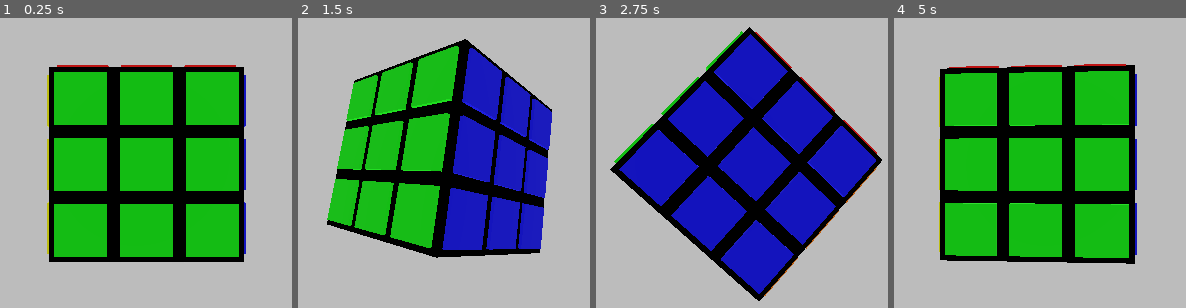
Above: before the commit, frames 1-4 (left to right).
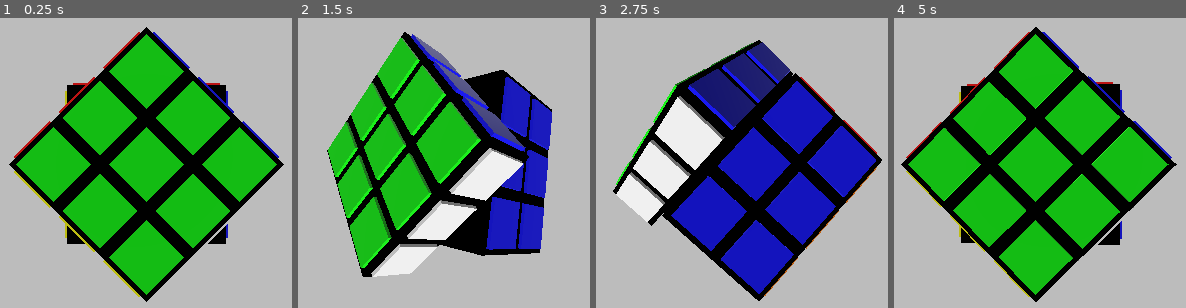
Above: after the commit, the same moments.

Repository: andrew-wilkes/cubic
Game: Godot game, scene res://main.tscn
Same seed, same stepped clock (60 frames per second), same inputs: the game is played once before the commit and once after it.
Inputs (mouse positions are in pixels of both pictures, inside the frame that each line leads up to):
- Up to frame 1 (0.25 s): no input
- Up to frame 2 (1.5 s): tap Enter at 0.5 s; move the mouse to (outside the picture) at 0.52 s; hold Right 0.53-1.28 s; hold Z 0.53-1.28 s; click (outside the picture) at 0.67 s; move the mouse to (outside the picture) at 1.27 s; hold Down from 1.28 s (still down); tap X at 1.35 s
- Up to frame 3 (2.75 s): move the mouse to (823, 64) at 2.02 s; release Down at 2.03 s; hold Right from 2.03 s (still down); hold Shift from 2.03 s (still down)
- Up to frame 4 (5 s): move the mouse to (999, 252) at 2.77 s; release Right at 2.78 s; release Shift at 2.78 s; hold Up 2.78-3.53 s; tap Ctrl at 2.85 s; click (999, 252) at 2.92 s; move the mouse to (outside the picture) at 3.52 s; hold Z 3.53-4.28 s; hold Left from 3.53 s (still down); move the mouse to (outside the picture) at 4.27 s; tap X at 4.35 s

The runs differ from the first frame. In frame 1, 32% of the frame differs, in the area x 3-98%, y 3-98%; in frame 2, 28%; in frame 3, 16%; in frame 4, 32%, in the area x 2-97%, y 3-98%.
Error in both runs: Invalid access to property or key 'translation' on a base object of type 'Camera3D'. (res://OrbitingCamera.gd:21)

Commit message:
Simplify grouping code

Diff:
--- a/BigCube.gd
+++ b/BigCube.gd
@@ -2,7 +2,6 @@
 
 var shader = preload("res://assets/cube.gdshader")
 var piece = preload("res://cube.tscn")
-var cubes = []
 
 @export_color_no_alpha var col1: Color
 @export_color_no_alpha var col2: Color
@@ -17,20 +16,12 @@
 	# Apply colors to faces
 	for idx in 6:
 		instance.get_child(idx).material.set_shader_parameter("color", colors[idx])
-	# Init the cubes array to store groups of cubes
-	cubes.resize(9)
-	for idx in 9:
-		cubes[idx] = []
 	# Generate the cube
 	for x in [-1, 0, 1]:
 		for y in [-1, 0, 1]:
 			for z in [-1, 0, 1]:
 				var cube = instance.duplicate()
 				cube.position = Vector3(x, y, z)
-				# Add cube to group
-				cubes[x + 1].append(cube)
-				cubes[y + 4].append(cube)
-				cubes[z + 7].append(cube)
 				add_child(cube)
 				# Hide unseen faces
 				cube.get_child(0).visible = y == 1
@@ -39,4 +30,32 @@
 				cube.get_child(4).visible = x == -1
 				cube.get_child(1).visible = z == 1
 				cube.get_child(3).visible = z == -1
-	print(cubes)
+	var group_idx = 5
+	var group = get_group(group_idx)
+	reparent_to_pivot(group)
+	rotate_group(group_idx, group)
+
+
+func rotate_group(idx, group, dir = 1):
+	match idx:
+		0,1:
+			group[4].rotate_x(PI / 4 * dir)
+		2,3:
+			group[4].rotate_y(PI / 4 * dir)
+		4,5:
+			group[4].rotate_z(PI / 4 * dir)
+
+
+func get_group(idx):
+	var pivot_pos = [Vector3(-1,0,0),Vector3(1,0,0),Vector3(0,-1,0),Vector3(0,1,0),Vector3(0,0,-1),Vector3(0,0,1)]
+	var group = []
+	for cube in get_children():
+		if (cube.position.dot(pivot_pos[idx]) > 0.5):
+			group.append(cube)
+	return group
+
+
+func reparent_to_pivot(group):
+	var pivot = group[4]
+	for idx in [0,1,2,3,5,6,7,8]:
+		group[idx].reparent(pivot)
